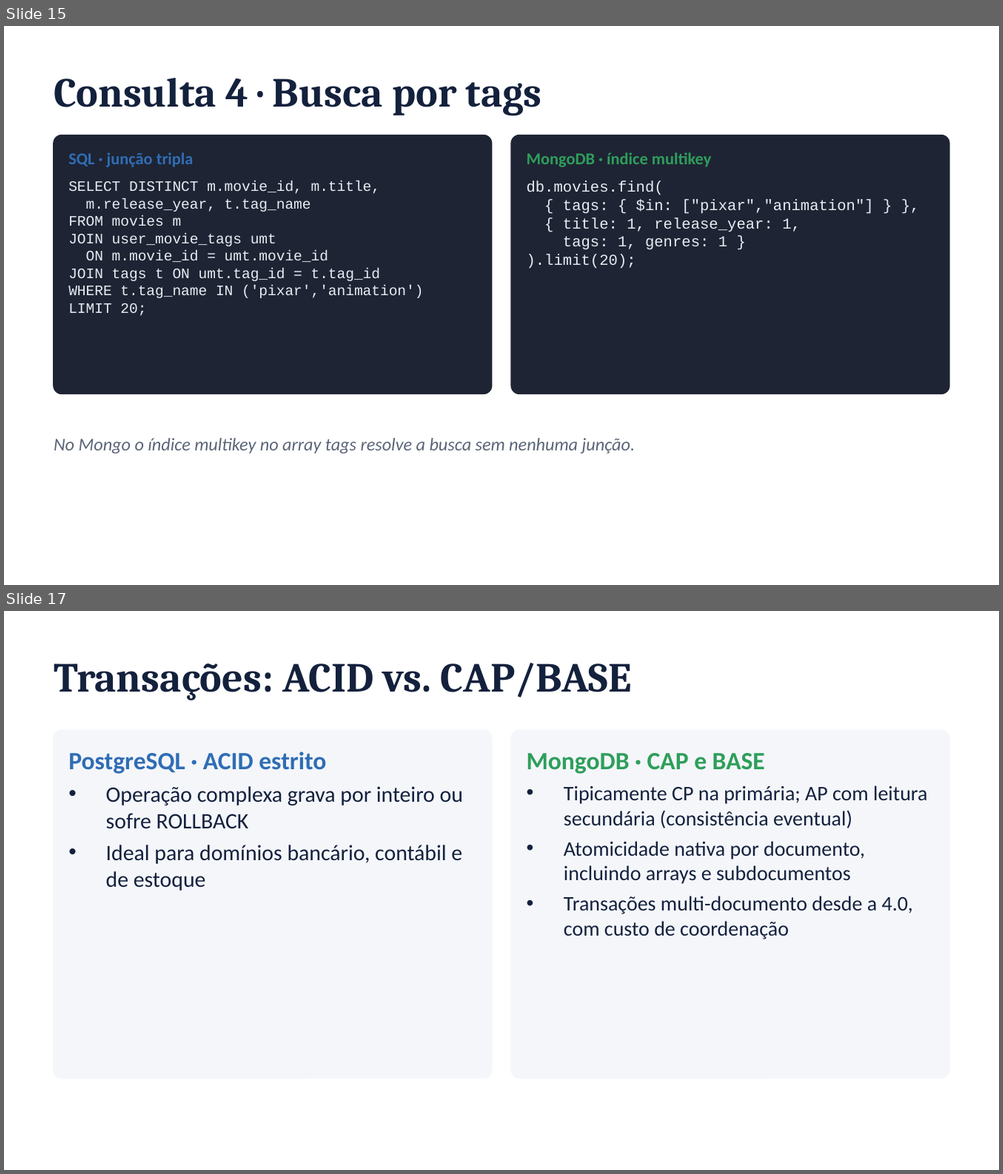
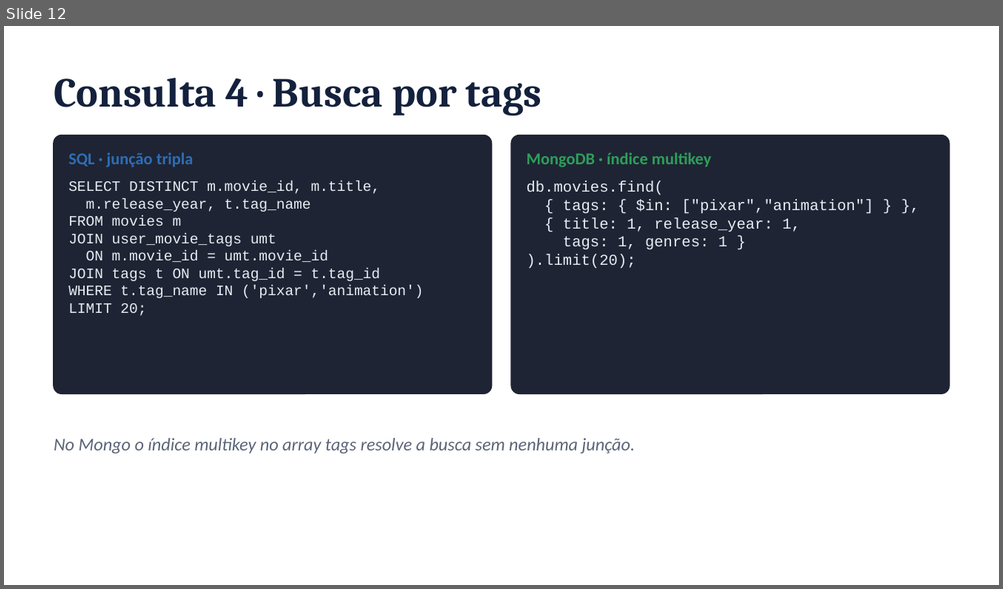
Before and after one commit to FineiasAntonio/BancoDeDados, a slide deck: docs/apresentacao.pptx. Shown one above the other, each under a label of ours: slides 15 and 17 before the commit, slide 12 after it; the slides between them are not shown. The pictures are 1003x1174 and 1003x589 pixels, drawn with LibreOffice and Linux fonts; fonts in the diff are those of the drawing. Boxes give left, top, right and bottom in pixels: in the first picture for what was removed or moved away, otherwise in the second. Text is boxed around its words. In the diff, an @@ line names an element or a change of style, - is before the commit and + after.

```diff
--- a/docs/apresentacao.pptx
+++ b/docs/apresentacao.pptx
@@ slide 17 removed at (4, 611, 999, 1170), background #FFFFFF @@
@@ text removed at (54, 663, 632, 701) @@
-Transações: ACID vs. CAP/BASE
@@ rounded rectangle removed at (54, 730, 492, 1079) @@
@@ rounded rectangle removed at (511, 730, 949, 1079) @@
@@ text removed at (68, 752, 326, 774) @@
-PostgreSQL · ACID estrito
@@ text removed at (526, 753, 765, 774) @@
-MongoDB · CAP e BASE
@@ text removed at (106, 786, 463, 891) @@
-• Operação complexa grava por inteiro ou sofre ROLLBACK
-• Ideal para domínios bancário, contábil e de estoque
@@ text removed at (563, 786, 927, 940) @@
-• Tipicamente CP na primária; AP com leitura secundária (consistência eventual)
-• Atomicidade nativa por documento, incluindo arrays e subdocumentos
-• Transações multi-documento desde a 4.0, com custo de coordenação
@@ what was slide 15 is now slide 12 @@
```
Also in this commit, not shown: 6 slides changed, 1 slide added, 9 other slides removed, 1 other file.
